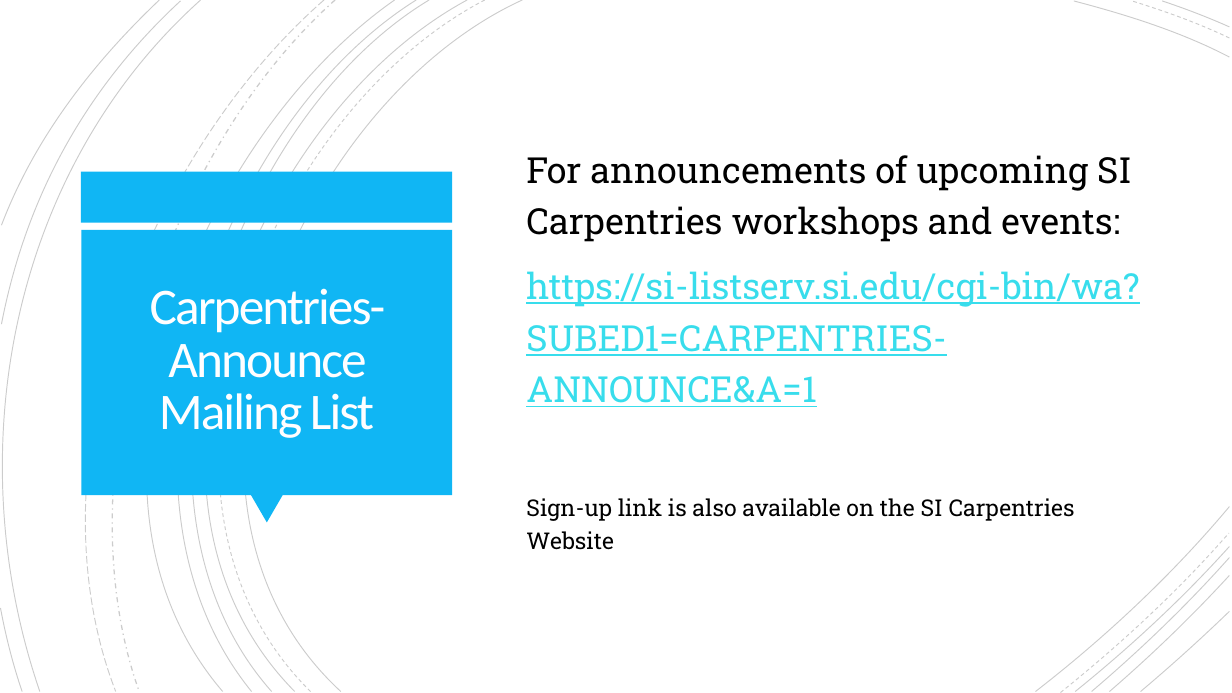
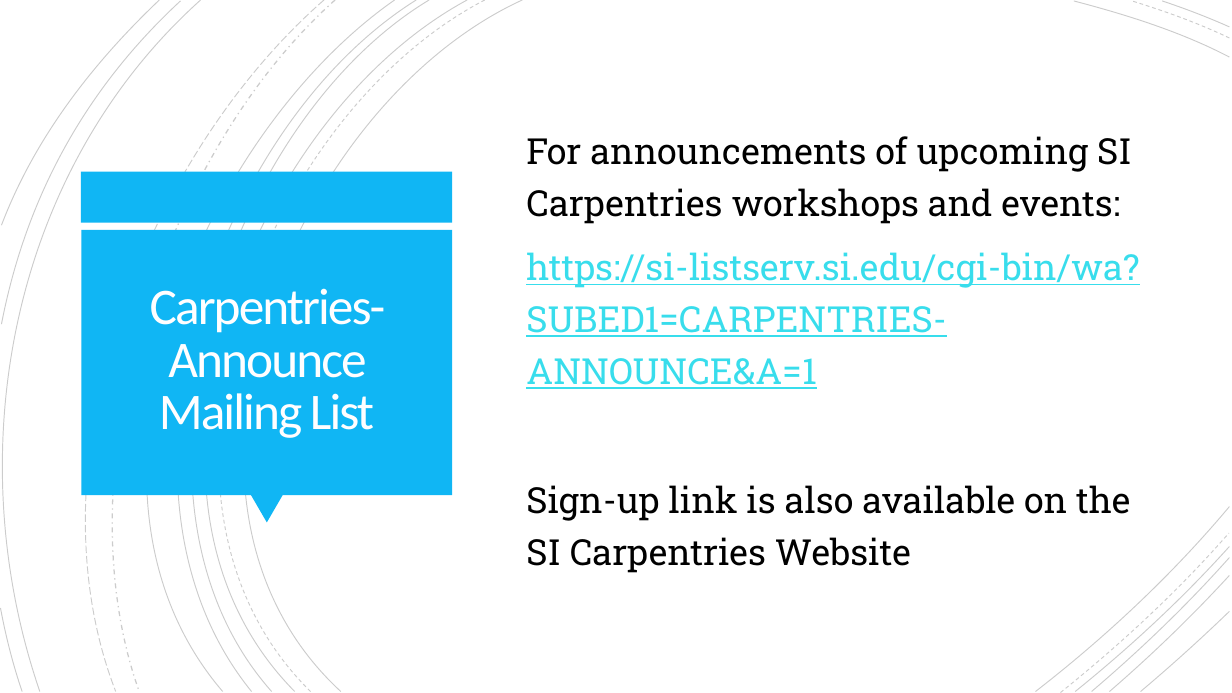
Before and after one commit to SmithsonianWorkshops/workshop-slides, a slide deck: slide 8 of Data Carpentry Wrap-Up.pptx. Drawn at 1232x693 pixels with LibreOffice and Linux fonts; fonts in the diff are those of the drawing. Boxes give left, top, right and bottom in pixels: in the first picture for what was removed or moved away, otherwise in the second. Text is boxed around its words. In the diff, an @@ line names an element or a change of style, - is before the commit and + after.

Commit message:
Update Carpentries email address

```diff
--- a/Data Carpentry Wrap-Up.pptx
+++ b/Data Carpentry Wrap-Up.pptx
@@ text at [526,485,1130,573]: size 18 to 28 pt in "Sign-up link is also available on the ..." @@
```
Also in this commit, not shown: 3 other slides changed, 1 other file.
